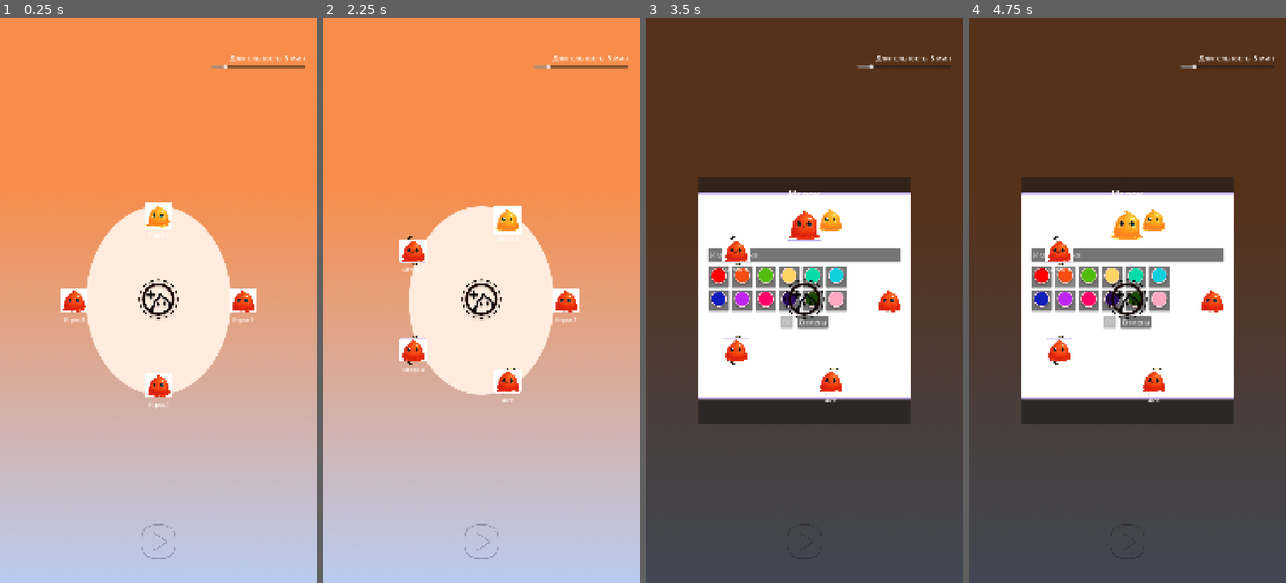
Above: before the commit, frames 1-4 (left to right).
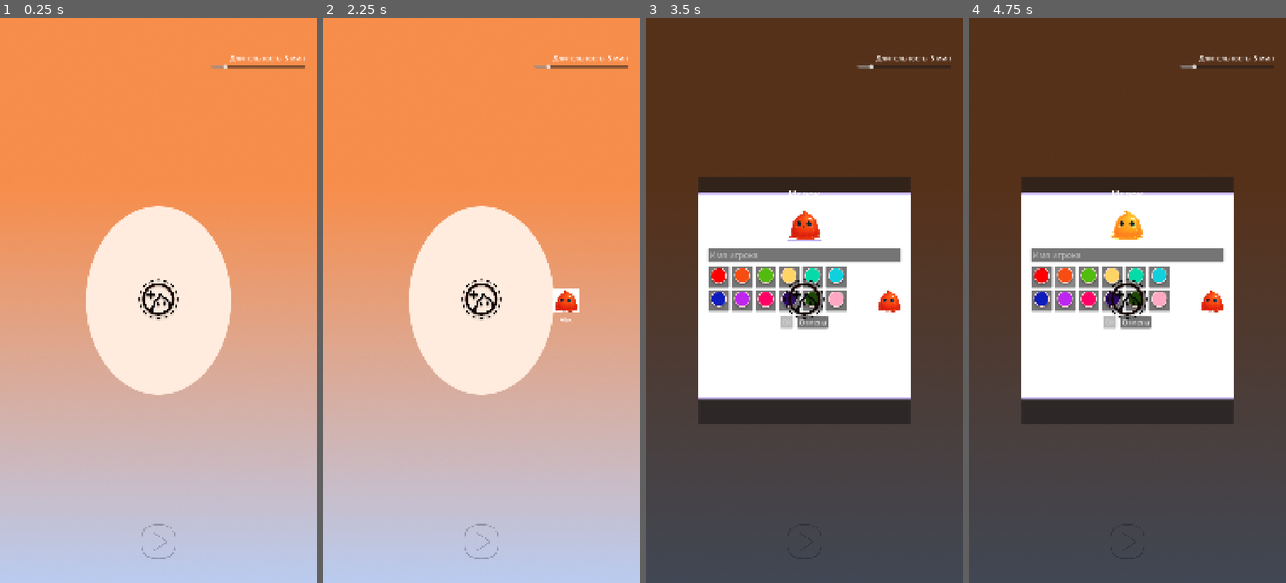
Above: after the commit, the same moments.

Repository: GGamezebo/GodBomb
Game: Godot game, scene res://main.tscn
The game is run twice, just before and just after one commit, with the same random seed, the same clock (stepped at 60 frames per second) and the same inputs.
Inputs (mouse positions are in pixels of both pictures, inside the frame that each line leads up to):
- Up to frame 1 (0.25 s): no input
- Up to frame 2 (2.25 s): click (481, 300) at 0.5 s; click (481, 255) at 1.27 s; type "Alex" at 1.35 s; click "OK" at 2 s
- Up to frame 3 (3.5 s): click (804, 300) at 2.75 s
- Up to frame 4 (4.75 s): click (1041, 277) at 3.52 s; click (1064, 277) at 4.27 s

The runs differ from the first frame. In frame 1, 1.6% of the frame differs, in the area x 19-81%, y 32-70%; in frame 2, 1.7%, in the area x 24-80%, y 33-68%; in frame 3, 1.0%; in frame 4, 1.0%.

Commit message:
fix of persistent data

Diff:
--- a/main.tscn
+++ b/main.tscn
@@ -25,7 +25,6 @@
 script = ExtResource("3")
 account = ExtResource("4")
 account_default = ExtResource("4")
-game_config = ExtResource("5")
 
 [node name="MusicPlayer" type="AudioStreamPlayer" parent="."]
 stream = ExtResource("8")
--- a/src/common/game_config.gd
+++ b/src/common/game_config.gd
@@ -23,4 +23,3 @@
 	"ант", "лос", "му", "тел", "ист", "ам", "род", "ин", "ник", "кин", "ра",
 	"рог", "ла", "ва", "ск", "ти", "ход", "лов", "тик", "метр", "ас",
 ])
-@export var dev_players: Array[PlayerInfo] = []
--- a/src/contexts/game_context/game_logic/game_session.gd
+++ b/src/contexts/game_context/game_logic/game_session.gd
@@ -28,11 +28,6 @@
 	cards.clear()
 
 	var account_players: Array = account.get_players()
-	if account_players.is_empty():
-		account_players = [
-			account.dict_from_player_info(PlayerInfo.new("Игрок 1", 0)),
-			account.dict_from_player_info(PlayerInfo.new("Игрок 2", 1)),
-		]
 	for i in account_players.size():
 		var entry: Dictionary = account_players[i]
 		var info := account.player_info_from_dict(entry)
--- a/src/contexts/main_context/account/pdata_account.gd
+++ b/src/contexts/main_context/account/pdata_account.gd
@@ -12,11 +12,12 @@
 
 
 func get_players() -> Array:
-	return data.get("players", [])
+	return data.get("players", []).duplicate(true)
 
 
 func set_players(players: Array) -> void:
-	data["players"] = players
+	data["players"] = players.duplicate(true)
+	emit_changed()
 
 
 func get_game_time_minutes() -> int:
@@ -25,6 +26,7 @@
 
 func set_game_time_minutes(minutes: int) -> void:
 	data["game_time_minutes"] = minutes
+	emit_changed()
 
 
 func player_info_from_dict(entry: Dictionary) -> PlayerInfo:
--- a/src/contexts/main_context/account/persisten_data_controller.gd
+++ b/src/contexts/main_context/account/persisten_data_controller.gd
@@ -1,16 +1,31 @@
+class_name PersistentDataController
 extends Node
+
+const PERSISTENCE_GROUP := "account_persistence"
 
 @export var account: PDataAccount
 @export var account_default: PDataAccount
-@export var game_config: GameConfig
 
 
 func _ready() -> void:
+	add_to_group(PERSISTENCE_GROUP)
 	_load_account()
 
 
+func _exit_tree() -> void:
+	save_account()
+
+
+func _notification(what: int) -> void:
+	if what == NOTIFICATION_WM_CLOSE_REQUEST:
+		save_account()
+
+
 func save_account() -> void:
+	if not account:
+		return
 	account.data["version"] = PDataAccount.CURRENT_VERSION
+	account.emit_changed()
 	ResourceUtils.save_resource_to_disk(account, PDataAccount.SAVE_PATH)
 
 
@@ -19,22 +34,9 @@
 		var saved_res: PDataAccount = ResourceLoader.load(PDataAccount.SAVE_PATH)
 		if saved_res:
 			ResourceUtils.update_resource(account, saved_res)
-			print("Account loaded from ", PDataAccount.SAVE_PATH)
 			return
 
-	if OS.has_feature("editor") and game_config and account.get_players().is_empty():
-		var players: Array = []
-		var defaults: Array = [
-			["Игрок 1", 0], ["Игрок 2", 1], ["Игрок 3", 2], ["Игрок 4", 3],
-		]
-		for entry in defaults:
-			players.append(account.dict_from_player_info(PlayerInfo.new(entry[0], entry[1])))
-		account.set_players(players)
-
-	if OS.has_feature("editor") and game_config and not game_config.dev_players.is_empty():
-		var players: Array = []
-		for info in game_config.dev_players:
-			players.append(account.dict_from_player_info(info))
-		account.set_players(players)
+	if account_default:
+		ResourceUtils.update_resource(account, account_default)
 
 	save_account()
--- a/src/contexts/main_context/main_context.gd
+++ b/src/contexts/main_context/main_context.gd
@@ -16,13 +16,23 @@
 var listener: EventListener = EventListener.new()
 
 
+@onready var _pdata_controller: Node = $Account/PersistentDataController
+
+
 func _ready() -> void:
 	listener.add(main_events.ev_start_game, _on_start_game)
 	listener.add(main_events.ev_return_to_menu, _return_to_menu)
 
 	var menu_context: IContext = current_context as IContext
 	if menu_context:
-		menu_context.initialize({})
+		menu_context.initialize(_session_data())
+
+
+func _session_data() -> Dictionary:
+	return {
+		"account": account,
+		"pdata_controller": _pdata_controller,
+	}
 
 
 func _exit_tree() -> void:
@@ -31,16 +41,12 @@
 
 
 func _on_start_game(data: Dictionary) -> void:
-	if account:
-		data["account"] = account
+	data.merge(_session_data())
 	switch_game_context(game_context_path, true, data)
 
 
 func _return_to_menu() -> void:
-	var data: Dictionary = {}
-	if account:
-		data["account"] = account
-	switch_game_context(menu_context_path, false, data)
+	switch_game_context(menu_context_path, false, _session_data())
 
 
 func _release_current_context() -> void:
--- a/src/contexts/menu_context/menu_context.gd
+++ b/src/contexts/menu_context/menu_context.gd
@@ -20,10 +20,19 @@
 
 func initialize(data: Dictionary) -> void:
 	var passed_account: PDataAccount = data.get("account")
-	if passed_account and account:
-		ResourceUtils.update_resource(account, passed_account)
+	if passed_account:
+		account = passed_account
+
+	var passed_controller: Node = data.get("pdata_controller")
+	if passed_controller:
+		pdata_controller = passed_controller
+
 	if player_selection_widget:
+		player_selection_widget.account = account
+		if passed_controller:
+			player_selection_widget.pdata_controller = passed_controller
 		player_selection_widget.reload_from_account()
+
 	_load_game_time_from_account()
 
 
@@ -47,8 +56,11 @@
 	account.set_game_time_minutes(minutes)
 	_update_game_time_label(minutes)
 	menu_events.ev_game_time_changed.emit(minutes)
-	if pdata_controller and pdata_controller.has_method("save_account"):
-		pdata_controller.save_account()
+	var controller := pdata_controller
+	if not controller:
+		controller = get_tree().get_first_node_in_group("account_persistence")
+	if controller and controller.has_method("save_account"):
+		controller.save_account()
 
 
 func _update_game_time_label(minutes: int) -> void:
--- a/src/features/player_selection/player_selection_widget.gd
+++ b/src/features/player_selection/player_selection_widget.gd
@@ -293,8 +293,15 @@
 
 
 func _save_account() -> void:
-	if pdata_controller and pdata_controller.has_method("save_account"):
-		pdata_controller.save_account()
+	var controller := _resolve_pdata_controller()
+	if controller and controller.has_method("save_account"):
+		controller.save_account()
+
+
+func _resolve_pdata_controller() -> Node:
+	if pdata_controller:
+		return pdata_controller
+	return get_tree().get_first_node_in_group("account_persistence")
 
 
 func _notification(what: int) -> void:
